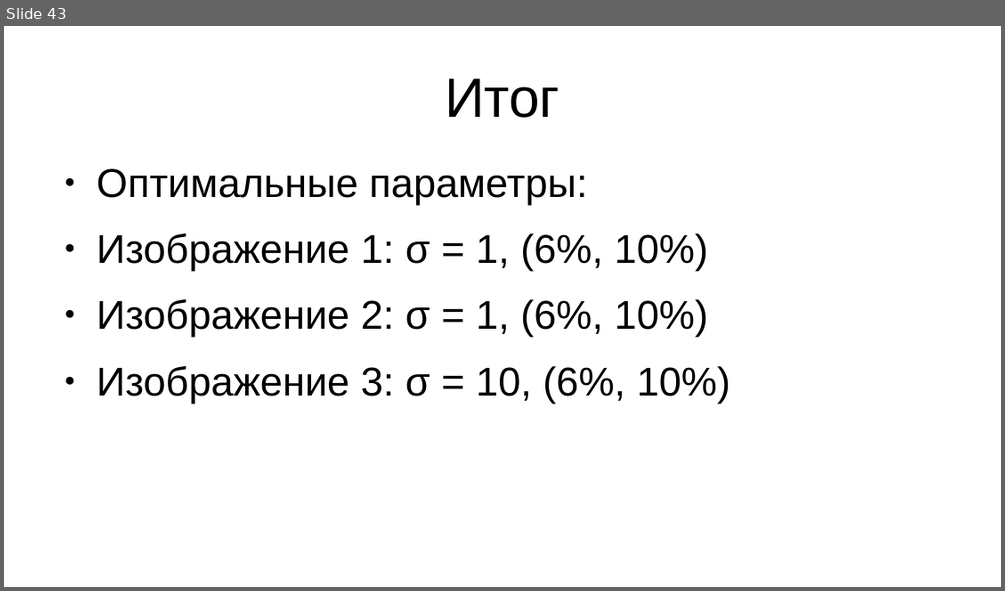
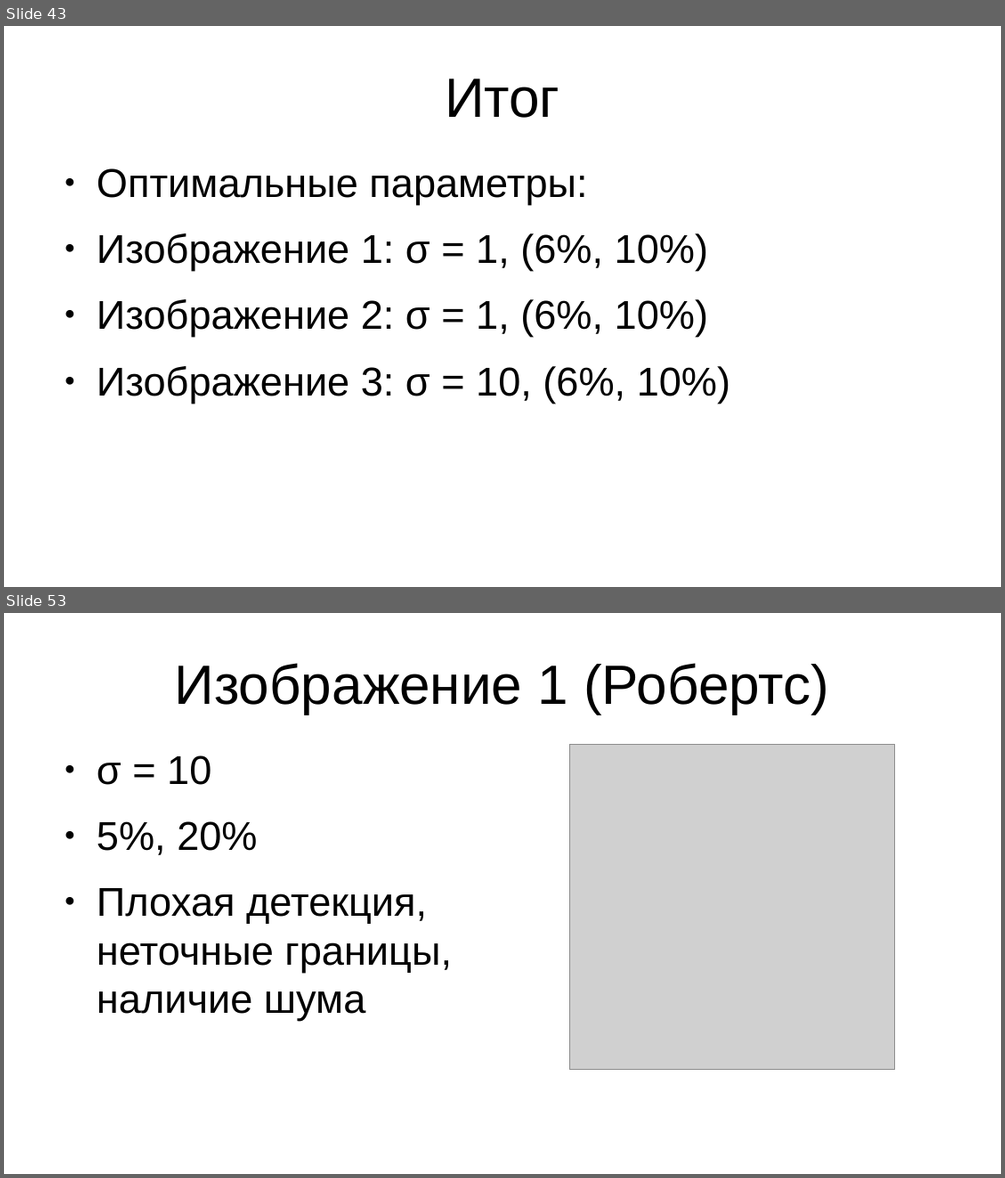
Before and after one commit to AlexeyVorobyev/media-moment-iz-second, a slide deck: report/pres.odp. Shown one above the other, each under a label of ours: slide 43 before the commit, slides 43 and 53 after it; the slides between them are not shown. The pictures are 1005x591 and 1005x1178 pixels, drawn with LibreOffice and Linux fonts; fonts in the diff are those of the drawing; grey boxes stand for pictures. Boxes give left, top, right and bottom in pixels: in the first picture for what was removed or moved away, otherwise in the second. Text is boxed around its words. In the diff, an @@ line names an element or a change of style, - is before the commit and + after.

Commit message:
Презентация: добавлено тестирование Оператора Робертса

```diff
--- a/report/pres.odp
+++ b/report/pres.odp
@@ slide 53 added at (x1=4, y1=613, x2=1001, y2=1174), background #FFFFFF @@
@@ title added at (x1=175, y1=663, x2=829, y2=714), 44 pt, text #000000 @@
+Изображение 1 (Робертс)
@@ picture added at (x1=570, y1=744, x2=896, y2=1070) @@
@@ text added at (x1=97, y1=755, x2=452, y2=1020), 32 pt, text #000000 @@
+● σ = 10
+● 5%, 20%
+● Плохая детекция, неточные границы, наличие шума
```
Also in this commit, not shown: 27 slides changed, 28 other slides added.
